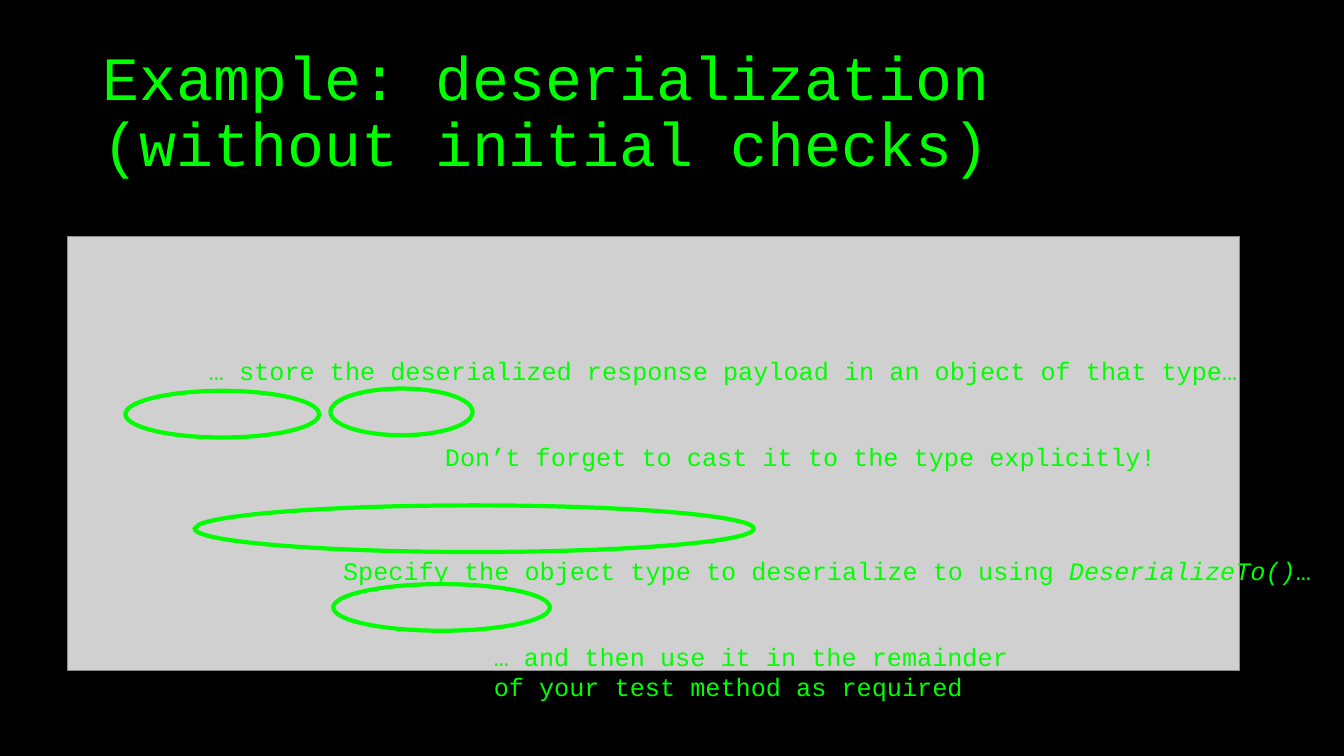
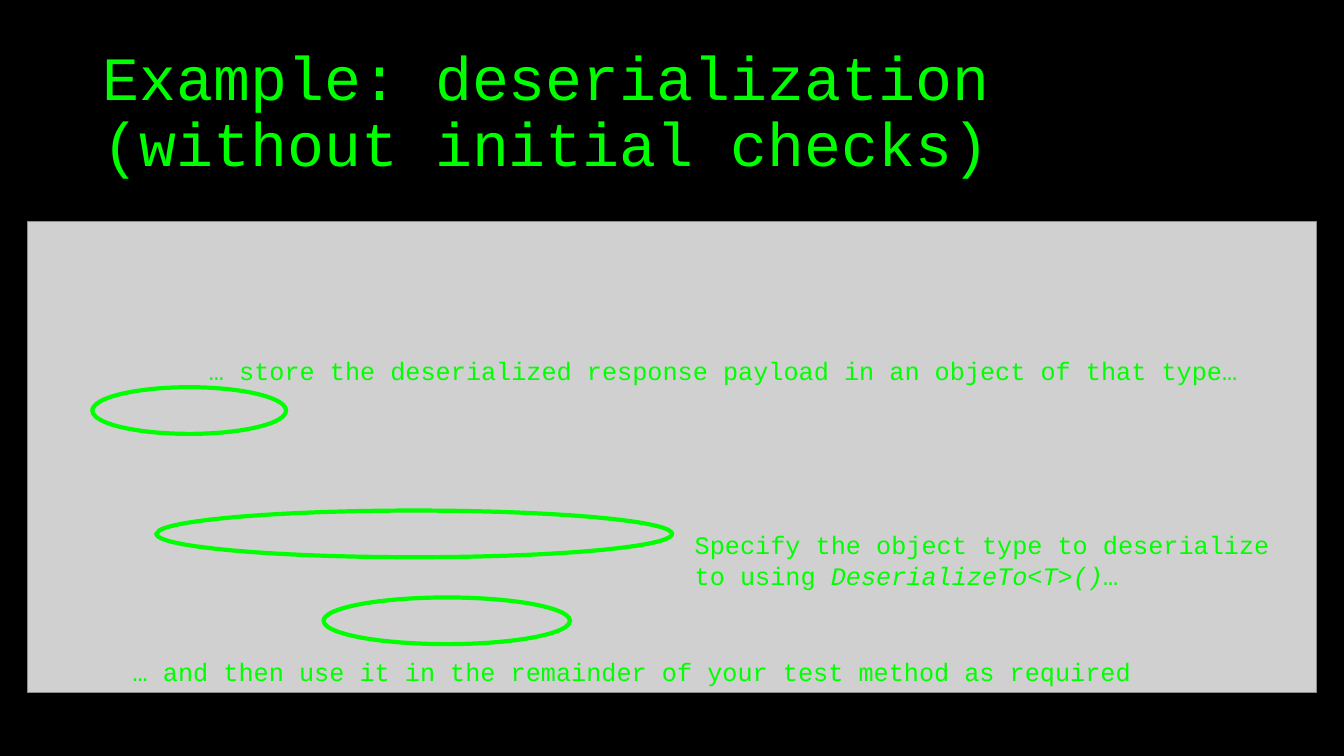
Before and after one commit to basdijkstra/rest-assured-net-workshop, a slide deck: slide 57 of RestAssuredNetWorkshop.odp. Drawn at 1344x756 pixels with LibreOffice and Linux fonts; fonts in the diff are those of the drawing; grey boxes stand for pictures. Boxes give left, top, right and bottom in pixels: in the first picture for what was removed or moved away, otherwise in the second. Text is boxed around its words. In the diff, an @@ line names an element or a change of style, - is before the commit and + after.

Commit message:
Update examples and answers using new deserialization syntax

```diff
--- a/RestAssuredNetWorkshop.odp
+++ b/RestAssuredNetWorkshop.odp
@@ picture: place and size @@
-picture at <box>68,236,1239,670</box>
+picture at <box>27,222,1317,693</box>
@@ freeform shape: place and size @@
-freeform shape at <box>125,391,319,438</box>
+freeform shape at <box>93,387,286,434</box>
@@ freeform shape removed at <box>331,389,473,436</box> @@
@@ text removed at <box>445,448,1155,472</box> @@
-Don’t forget to cast it to the type explicitly!
@@ freeform shape: place and size @@
-freeform shape at <box>195,505,754,552</box>
+freeform shape at <box>156,511,673,558</box>
@@ text at <box>695,536,1269,591</box>: text changed @@
-Specify the object type to deserialize to using DeserializeTo()…
+Specify the object type to deserialize to using DeserializeTo<T>()…
@@ freeform shape: place and size @@
-freeform shape at <box>334,585,551,631</box>
+freeform shape at <box>324,598,570,644</box>
@@ text "… and then use it ..." rewrapped from <box>494,647,1008,702</box> to <box>163,663,1131,687</box> @@
```
Also in this commit, not shown: 2 other slides changed, 4 other files.
